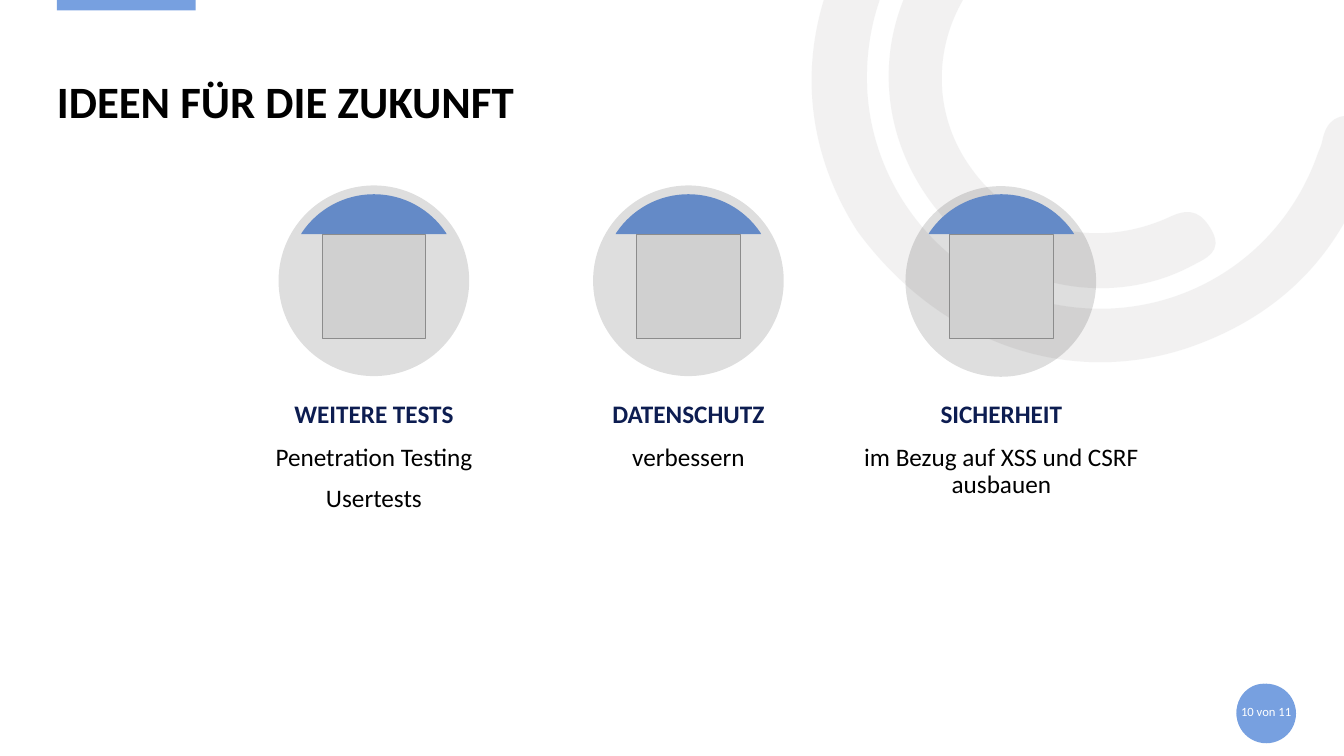
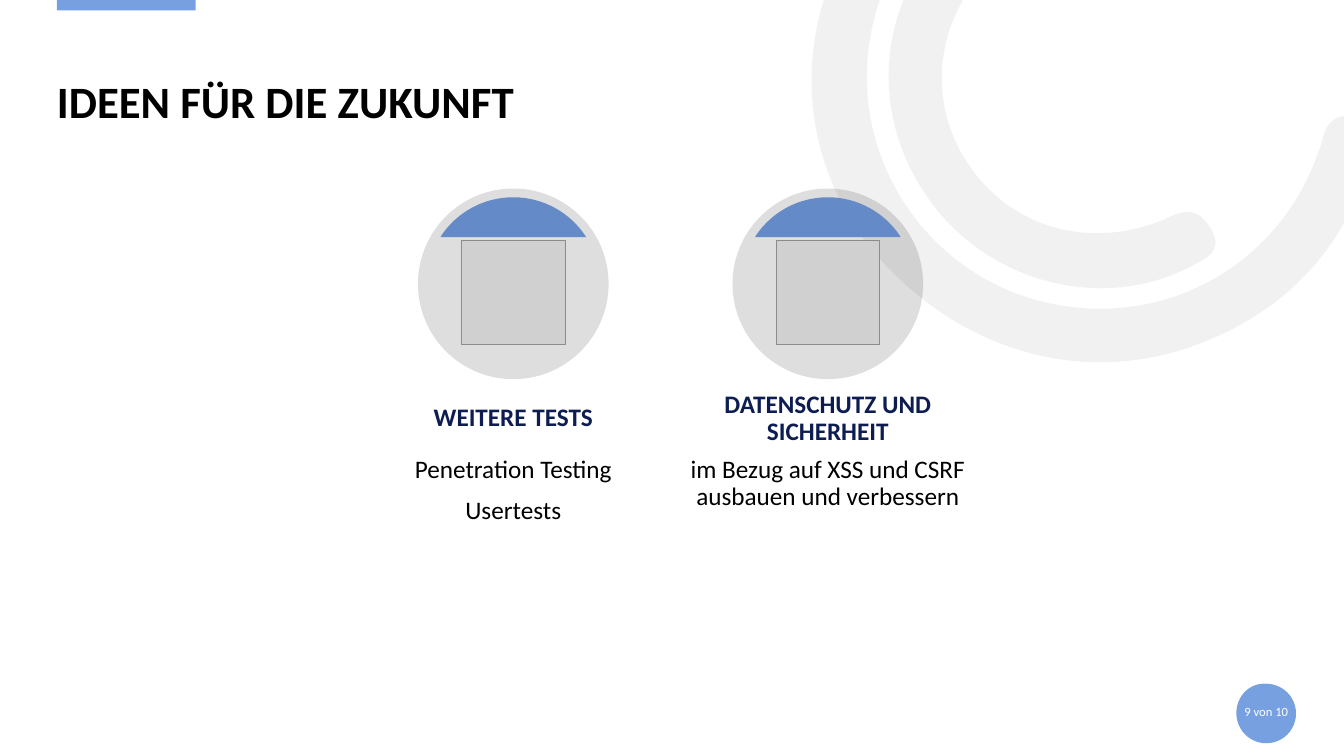
Before and after one commit to S2210237030/EazyBooks_PRO4, a slide deck: slide 9 of Documentation/ProjectDocumentation/Präsi_EazyBooks.pptx (slide 10 before the commit). Drawn at 1344x756 pixels with LibreOffice and Linux fonts; fonts in the diff are those of the drawing; grey boxes stand for pictures. Boxes give left, top, right and bottom in pixels: in the first picture for what was removed or moved away, otherwise in the second. Text is boxed around its words. In the diff, an @@ line names an element or a change of style, - is before the commit and + after.

```diff
--- a/Documentation/ProjectDocumentation/Präsi_EazyBooks.pptx
+++ b/Documentation/ProjectDocumentation/Präsi_EazyBooks.pptx
@@ 2 pictures, 2 freeform shapes, 2 ellipses, 1 text: place and size @@
-2 pictures, 2 freeform shapes, 2 ellipses, 1 text at box(278, 186, 783, 423)
+2 pictures, 2 freeform shapes, 2 ellipses, 1 text at box(418, 189, 924, 426)
@@ ellipse removed at box(905, 187, 1096, 377) @@
@@ freeform shape removed at box(929, 195, 1074, 235) @@
@@ picture removed at box(950, 235, 1054, 339) @@
@@ text at box(724, 396, 931, 440): text changed @@
-DATENSCHUTZ
+DATENSCHUTZ UND SICHERHEIT
@@ text removed at box(941, 406, 1063, 423) @@
-SICHERHEIT
@@ text removed at box(632, 448, 744, 467) @@
-verbessern
@@ text "Penetration Testing": place and size @@
-text "Penetration Testing" at box(276, 448, 472, 508)
+text "Penetration Testing" at box(415, 460, 611, 520)
@@ text at box(691, 460, 964, 506): text changed @@
-im Bezug auf XSS und CSRF ausbauen
+im Bezug auf XSS und CSRF ausbauen und verbessern
@@ page number at box(1244, 708, 1288, 716): text changed @@
-10 von 11
+9 von 10
```
Also in this commit, not shown: 3 other slides changed, 1 slide removed, 4 other files.
